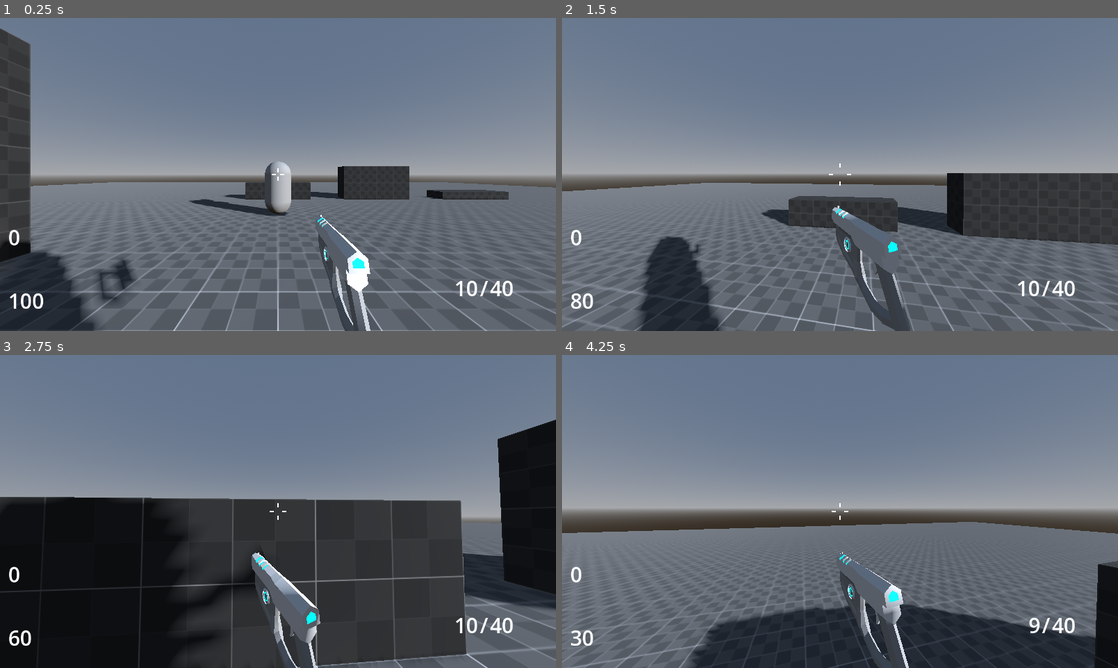
Above: before the commit, frames 1-4 (two rows, left to right).
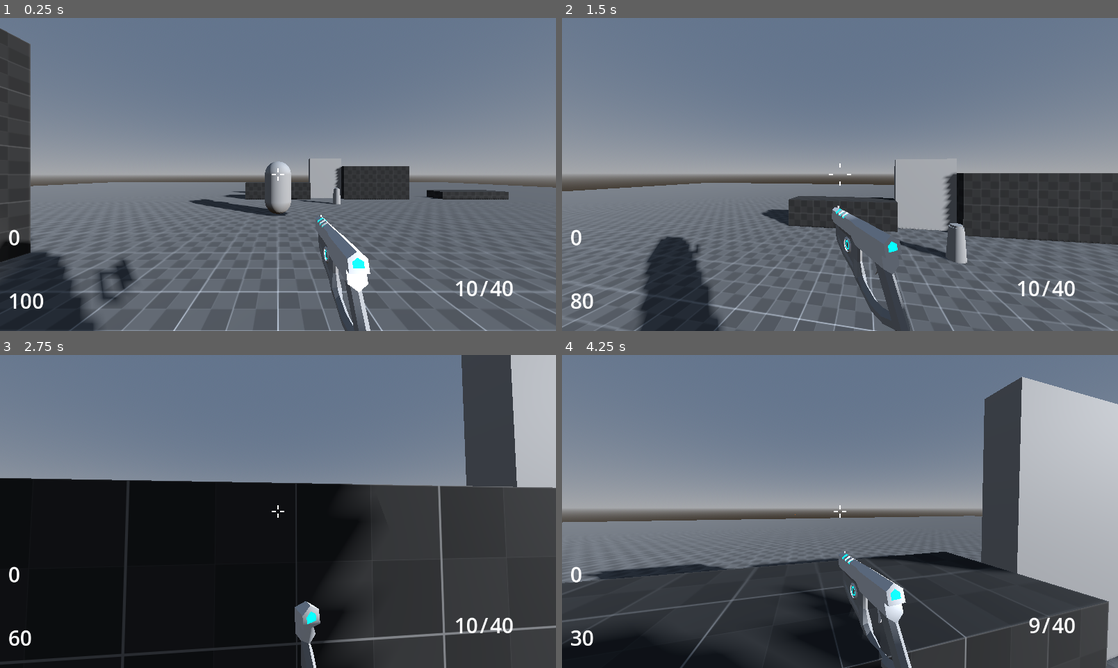
Above: after the commit, the same moments.

Repository: DiscoDragon69/2025s2-fps-Meltedvulture
Game: Godot game, scene res://Levels/dev_level.tscn
Two runs of this game, one before a commit and one after it. Both use one fixed random seed, a clock stepped at 60 frames per second and the inputs below.
Inputs (mouse positions are in pixels of both pictures, inside the frame that each line leads up to):
- Up to frame 1 (0.25 s): no input
- Up to frame 2 (1.5 s): move the mouse to (867, 174) at 0.52 s; hold Shift (sprint) 0.53-1.28 s; hold W (forward) from 0.53 s (still down); tap Space (jump) at 0.77 s; tap F (interact, bound only after the commit) at 0.8, 1.35 s; move the mouse to (812, 174) at 1.27 s
- Up to frame 3 (2.75 s): keep holding W (forward); tap Space (jump) at 1.52 s; tap Shift (sprint) at 1.55 s; move the mouse to (289, 505) at 2.02 s; hold Ctrl (crouch) from 2.03 s (still down); tap F (interact, bound only after the commit) at 2.3 s
- Up to frame 4 (4.25 s): keep holding W (forward); move the mouse to (834, 517) at 2.77 s; release Ctrl (crouch) at 2.78 s; click (834, 517) at 2.85 s; tap Space (jump) at 3.02, 3.77 s; tap Shift (sprint) at 3.05 s; move the mouse to (878, 514) at 3.52 s; hold Shift (sprint) from 3.53 s (still down); tap F (interact, bound only after the commit) at 3.8 s

The runs differ from the first frame. In frame 1, 0.5% of the frame differs, in the area x 41-62%, y 44-60%; in frame 2, 2.4%; in frame 3, 35%; in frame 4, 39%, in the area x 0-100%, y 6-100%.

Commit message:
Button and Door And stuff

Diff:
--- a/Levels/dev_level.tscn
+++ b/Levels/dev_level.tscn
@@ -1,12 +1,11 @@
-[gd_scene load_steps=29 format=3 uid="uid://77ix2dc7fmfd"]
+[gd_scene load_steps=28 format=3 uid="uid://77ix2dc7fmfd"]
 
 [ext_resource type="Material" uid="uid://cipnbx8j3em41" path="res://Materials/Dev material.tres" id="1_7ir5h"]
 [ext_resource type="Material" uid="uid://c8f5oc8m0t56x" path="res://Materials/Dev material 2.tres" id="2_iiybt"]
-[ext_resource type="PackedScene" uid="uid://lwlnbltk2juo" path="res://Scenes/Basic Enemy.tscn" id="4_h7qfr"]
 [ext_resource type="PackedScene" uid="uid://c3ffql15mo0aj" path="res://controllers/fps_controller.tscn" id="5_jy68c"]
 [ext_resource type="PackedScene" uid="uid://b5g43twq7o0jo" path="res://Scenes/Point Pickup.tscn" id="5_lllmm"]
 [ext_resource type="PackedScene" uid="uid://c3suacnati8p5" path="res://Scenes/Shooting Enemy.tscn" id="6_sh7u0"]
-[ext_resource type="PackedScene" uid="uid://yx11e61r8bvg" path="res://Scenes/Enemy Spawner (Destroyable).tscn" id="7_whhe0"]
+[ext_resource type="PackedScene" uid="uid://cp6ha8p1oeydp" path="res://Scenes/Button and Door.tscn" id="7_xa0fl"]
 
 [sub_resource type="ProceduralSkyMaterial" id="ProceduralSkyMaterial_ru0gi"]
 
@@ -199,20 +198,18 @@
 [node name="CollisionShape3D" type="CollisionShape3D" parent="Level Nav Mesh/Tri Mesh/StaticBody3D"]
 shape = SubResource("ConcavePolygonShape3D_cy3vx")
 
-[node name="BasicEnemy" parent="." instance=ExtResource("4_h7qfr")]
-transform = Transform3D(1, 0, 0, 0, 1, 0, 0, 0, 1, 14.8628, 1, 10.5375)
-
 [node name="PointPickup" parent="." instance=ExtResource("5_lllmm")]
 transform = Transform3D(1, 0, 0, 0, 1, 0, 0, 0, 1, 10, 1, 14)
 
-[node name="BasicEnemy2" parent="." instance=ExtResource("4_h7qfr")]
-transform = Transform3D(1, 0, 0, 0, 1, 0, 0, 0, 1, -1, 1, 12)
-
 [node name="Player" parent="." instance=ExtResource("5_jy68c")]
 
 [node name="Shooting Enemy" parent="." instance=ExtResource("6_sh7u0")]
 transform = Transform3D(1, 0, 0, 0, 1, 0, 0, 0, 1, 0, 1, -6)
 
-[node name="EnemySpawner(destroyable)" parent="." instance=ExtResource("7_whhe0")]
-transform = Transform3D(1, 0, 0, 0, 1, 0, 0, 0, 1, 22, 0.5, -4)
-enemyType = "res://Scenes/Basic Enemy.tscn"
+[node name="ButtonAndDoor" parent="." instance=ExtResource("7_xa0fl")]
+transform = Transform3D(-4.37114e-08, -4.37114e-08, -1, 4.37114e-08, 1, -4.37114e-08, 1, -4.37114e-08, -4.37114e-08, 3, -2.98023e-08, -9)
+
+[node name="Door Origin" parent="ButtonAndDoor" index="0"]
+transform = Transform3D(1, 0, 0, 0, 1, 0, 0, 0, 1, -1, 0, 0)
+
+[editable path="ButtonAndDoor"]
--- /dev/null
+++ b/Scenes/Button and Door.tscn
@@ -0,0 +1,122 @@
+[gd_scene load_steps=10 format=3 uid="uid://cp6ha8p1oeydp"]
+
+[ext_resource type="Script" path="res://Scripts/button For Door.gd" id="1_6o7pi"]
+
+[sub_resource type="BoxMesh" id="BoxMesh_yx45v"]
+size = Vector3(0.25, 2.5, 2)
+
+[sub_resource type="BoxShape3D" id="BoxShape3D_2wend"]
+size = Vector3(0.25, 2.5, 2)
+
+[sub_resource type="CylinderMesh" id="CylinderMesh_iys4u"]
+top_radius = 0.15
+bottom_radius = 0.2
+height = 0.75
+
+[sub_resource type="CylinderMesh" id="CylinderMesh_7srrd"]
+top_radius = 0.125
+bottom_radius = 0.125
+height = 0.1
+
+[sub_resource type="CylinderShape3D" id="CylinderShape3D_euest"]
+height = 1.0
+radius = 0.2
+
+[sub_resource type="Animation" id="Animation_0x4cl"]
+resource_name = "Interacted"
+length = 3.0
+tracks/0/type = "value"
+tracks/0/imported = false
+tracks/0/enabled = true
+tracks/0/path = NodePath("Door Origin/Door:position")
+tracks/0/interp = 1
+tracks/0/loop_wrap = true
+tracks/0/keys = {
+"times": PackedFloat32Array(0, 3),
+"transitions": PackedFloat32Array(1, 1),
+"update": 0,
+"values": [Vector3(0, 1.25, 0), Vector3(0, -1.5, 0)]
+}
+tracks/1/type = "value"
+tracks/1/imported = false
+tracks/1/enabled = true
+tracks/1/path = NodePath("Button Origin/Button/ButtonMesh:position")
+tracks/1/interp = 1
+tracks/1/loop_wrap = true
+tracks/1/keys = {
+"times": PackedFloat32Array(0, 0.1, 0.5),
+"transitions": PackedFloat32Array(1, 1, 1),
+"update": 0,
+"values": [Vector3(0, 0.25, 0), Vector3(0, 0.2, 0), Vector3(0, 0.25, 0)]
+}
+
+[sub_resource type="Animation" id="Animation_e3did"]
+length = 0.001
+tracks/0/type = "value"
+tracks/0/imported = false
+tracks/0/enabled = true
+tracks/0/path = NodePath("Door Origin/Door:position")
+tracks/0/interp = 1
+tracks/0/loop_wrap = true
+tracks/0/keys = {
+"times": PackedFloat32Array(0),
+"transitions": PackedFloat32Array(1),
+"update": 0,
+"values": [Vector3(0, 1.25, 0)]
+}
+tracks/1/type = "value"
+tracks/1/imported = false
+tracks/1/enabled = true
+tracks/1/path = NodePath("Button Origin/Button/ButtonMesh:position")
+tracks/1/interp = 1
+tracks/1/loop_wrap = true
+tracks/1/keys = {
+"times": PackedFloat32Array(0),
+"transitions": PackedFloat32Array(1),
+"update": 0,
+"values": [Vector3(0, 0.25, 0)]
+}
+
+[sub_resource type="AnimationLibrary" id="AnimationLibrary_41tdk"]
+_data = {
+"Interacted": SubResource("Animation_0x4cl"),
+"RESET": SubResource("Animation_e3did")
+}
+
+[node name="ButtonAndDoor" type="Node3D"]
+
+[node name="Door Origin" type="Node3D" parent="."]
+
+[node name="Door" type="StaticBody3D" parent="Door Origin"]
+transform = Transform3D(1, 0, 0, 0, 1, 0, 0, 0, 1, 0, 1.25, 0)
+
+[node name="MeshInstance3D" type="MeshInstance3D" parent="Door Origin/Door"]
+mesh = SubResource("BoxMesh_yx45v")
+skeleton = NodePath("../../..")
+
+[node name="CollisionShape3D" type="CollisionShape3D" parent="Door Origin/Door"]
+shape = SubResource("BoxShape3D_2wend")
+
+[node name="Button Origin" type="Node3D" parent="."]
+
+[node name="Button" type="StaticBody3D" parent="Button Origin" groups=["InteractableObject"]]
+transform = Transform3D(1, 0, 0, 0, 1, 0, 0, 0, 1, 1, 0.5, 0)
+script = ExtResource("1_6o7pi")
+
+[node name="Base" type="MeshInstance3D" parent="Button Origin/Button"]
+transform = Transform3D(1, 0, 0, 0, 1, 0, 0, 0, 1, 0, -0.125, 0)
+mesh = SubResource("CylinderMesh_iys4u")
+skeleton = NodePath("../../..")
+
+[node name="ButtonMesh" type="MeshInstance3D" parent="Button Origin/Button"]
+transform = Transform3D(1, 0, 0, 0, 1, 0, 0, 0, 1, 0, 0.25, 0)
+mesh = SubResource("CylinderMesh_7srrd")
+skeleton = NodePath("../../..")
+
+[node name="CollisionShape3D" type="CollisionShape3D" parent="Button Origin/Button"]
+shape = SubResource("CylinderShape3D_euest")
+
+[node name="AnimationPlayer" type="AnimationPlayer" parent="."]
+libraries = {
+"": SubResource("AnimationLibrary_41tdk")
+}
--- a/Scripts/basic Enemy.gd
+++ b/Scripts/basic Enemy.gd
@@ -48,7 +48,6 @@
 			get_parent().add_child(droppedPoint)
 			droppedPoint.transform = self.transform
 			droppedPoint.apply_central_impulse(randomForce)
-			droppedPoint.apply_torque(randomForce)
 		queue_free()
 
 
--- /dev/null
+++ b/Scripts/button For Door.gd
@@ -0,0 +1,13 @@
+extends Node3D
+
+@onready var animationPlayer = $"../../AnimationPlayer"
+@export var objectName : String = "Door"
+var doorOpened = false
+
+func update():
+	pass
+
+func interact():
+	if doorOpened == false:
+		doorOpened = true
+		animationPlayer.play("Interacted", -1, 1)
--- a/Scripts/shooting Enemy.gd
+++ b/Scripts/shooting Enemy.gd
@@ -54,7 +54,6 @@
 			get_parent().add_child(droppedPoint)
 			droppedPoint.transform = self.transform
 			droppedPoint.apply_central_impulse(randomForce)
-			droppedPoint.apply_torque(randomForce)
 		queue_free()
 
 
--- a/controllers/fps_controller.tscn
+++ b/controllers/fps_controller.tscn
@@ -17,6 +17,7 @@
 [ext_resource type="Script" path="res://controllers/scripts/State Machine/sliding_player_state.gd" id="11_rk4xh"]
 [ext_resource type="Script" path="res://controllers/scripts/State Machine/jumping_player_state.gd" id="12_uovkr"]
 [ext_resource type="Script" path="res://controllers/scripts/State Machine/falling_player_state.gd" id="13_l8yvu"]
+[ext_resource type="Script" path="res://controllers/scripts/State Machine/dashing_player_state.gd" id="18_2lhxf"]
 
 [sub_resource type="CapsuleShape3D" id="CapsuleShape3D_u6tj1"]
 
@@ -903,6 +904,11 @@
 script = ExtResource("13_l8yvu")
 metadata/_custom_type_script = "uid://chrx5rfmff27h"
 
+[node name="DashingPlayerState" type="Node" parent="PlayerStateMachine" node_paths=PackedStringArray("Camera")]
+script = ExtResource("18_2lhxf")
+Camera = NodePath("../../CameraController/Camera3D")
+metadata/_custom_type_script = "uid://chrx5rfmff27h"
+
 [connection signal="animation_started" from="AnimationPlayer" to="." method="_on_animation_player_animation_started"]
 
 [editable path="CameraController/Camera3D/WeaponRig/Weapon"]
--- /dev/null
+++ b/controllers/scripts/State Machine/dashing_player_state.gd
@@ -0,0 +1,22 @@
+class_name DashingPlayerState
+
+extends PlayerMovementState
+
+@export var SPEED: float = 8.0
+@export var ACCELERATION: float = 0.1
+@export var DECELERATION: float = 0.25
+@export var Camera: Camera3D
+
+func enter(previous_state) -> void:
+	PLAYER.velocity += -Camera.global_transform.basis.z.normalized() * SPEED
+	print(-Camera.global_transform.basis.z.normalized() * SPEED)
+
+func exit() -> void:
+	pass
+
+func update(delta: float) -> void:
+	PLAYER.updateGravity(delta)
+	PLAYER.updateVelocity()
+
+	if PLAYER.velocity.y < -2.0 and !PLAYER.is_on_floor():
+		transition.emit("FallingPlayerState")
--- a/controllers/scripts/State Machine/falling_player_state.gd
+++ b/controllers/scripts/State Machine/falling_player_state.gd
@@ -21,3 +21,6 @@
 
 	if Input.is_action_just_pressed("shoot"):
 		weapon.shoot()
+
+	if Input.is_action_just_pressed("sprint"):
+		transition.emit("DashingPlayerState")
--- a/controllers/scripts/State Machine/jumping_player_state.gd
+++ b/controllers/scripts/State Machine/jumping_player_state.gd
@@ -27,3 +27,6 @@
 
 	if Input.is_action_just_pressed("shoot"):
 		weapon.shoot()
+
+	if Input.is_action_just_pressed("sprint"):
+		transition.emit("DashingPlayerState")
--- a/controllers/scripts/interaction_cast.gd
+++ b/controllers/scripts/interaction_cast.gd
@@ -13,10 +13,10 @@
 func _physics_process(delta: float) -> void:
 	collidedObject = get_collider()
 	if collidedObject:
-		if collidedObject.is_in_group("BuyableObject"):
+		if collidedObject.is_in_group("InteractableObject"):
 			collidedObject.update()
-			purchaseLabel.text = "Hold F to buy " + collidedObject.objectName + " Cost: " + str(collidedObject.cost)
+			purchaseLabel.text = "Press F to interact with " + collidedObject.objectName
 			if Input.is_action_just_pressed("interact"):
-				collidedObject.purchase()
+				collidedObject.interact()
 	else:
 		purchaseLabel.text = ""
--- a/project.godot
+++ b/project.godot
@@ -33,6 +33,10 @@
 
 version_control/plugin_name="GitPlugin"
 version_control/autoload_on_startup=true
+
+[global_group]
+
+InteractableObject=""
 
 [input]
 
@@ -101,6 +105,11 @@
 "events": [Object(InputEventKey,"resource_local_to_scene":false,"resource_name":"","device":-1,"window_id":0,"alt_press …(195 unchanged characters)…
 ]
 }
+interact={
+"deadzone": 0.5,
+"events": [Object(InputEventKey,"resource_local_to_scene":false,"resource_name":"","device":-1,"window_id":0,"alt_pressed":false,"shift_pressed":false,"ctrl_pressed":false,"meta_pressed":false,"pressed":false,"keycode":0,"physical_keycode":70,"key_label":0,"unicode":102,"location":0,"echo":false,"script":null)
+]
+}
 
 [layer_names]
 
Binary file added: Reference and Planning/Level Arena Ref.png
Not shown, added: Reference and Planning/Level Arena Ref.png.import
Not shown: 1 places in controllers/fps_controller.tscn that only renumber resources
